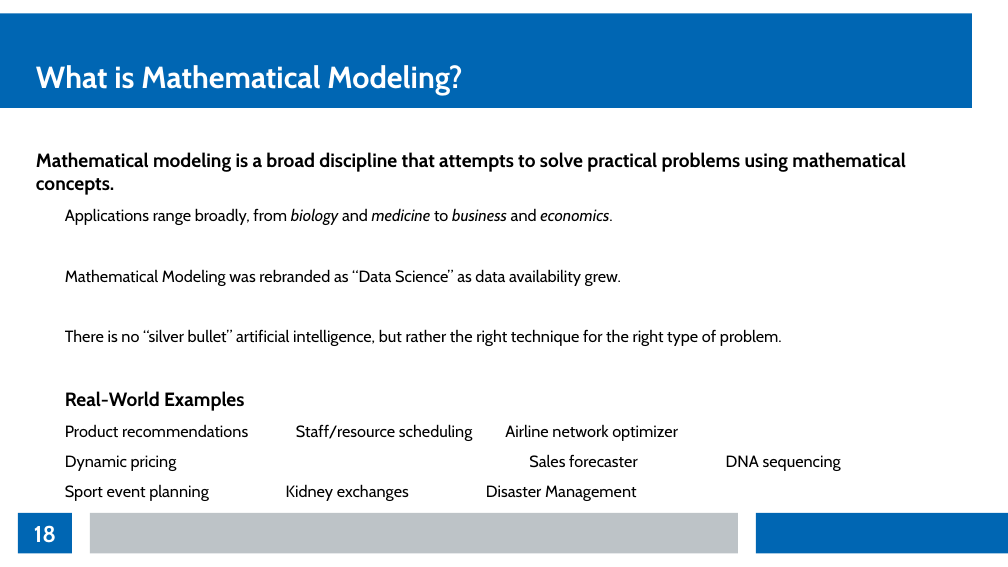
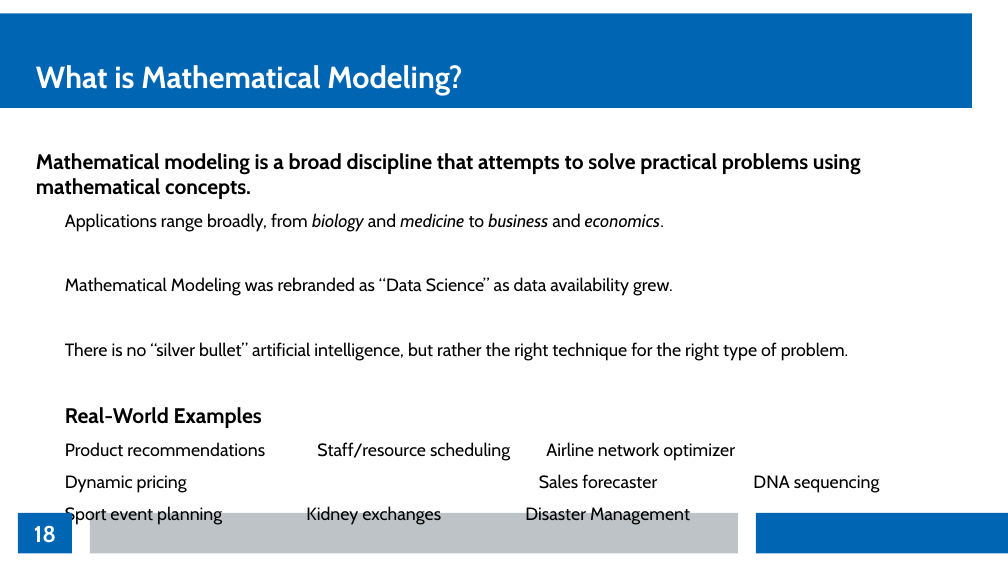
Before and after one commit to thomasnield/kotlin_data_science_talk_ChicagoJUG, a slide deck: slide 18 of kotlin_data_science_talk_chijug_slides.odp. Drawn at 1008x567 pixels with LibreOffice and Linux fonts; fonts in the diff are those of the drawing. Boxes give left, top, right and bottom in pixels: in the first picture for what was removed or moved away, otherwise in the second. Text is boxed around its words. In the diff, an @@ line names an element or a change of style, - is before the commit and + after.

```diff
--- a/kotlin_data_science_talk_chijug_slides.odp
+++ b/kotlin_data_science_talk_chijug_slides.odp
@@ text "Mathematical modeling is a broad ..." at [36,153,861,525]: size 15.1 to 16.6 pt in "Mathematical modeling is a broad discipline that ...", "Real-World Examples"; size 12.8 to 14 pt in "Applications range broadly, from biology and medicine ...", "Mathematical Modeling was rebranded as “Data Science” ...", "There is no “silver bullet” artificial intelligence, ...", "Product recommendations Staff/resource scheduling Airline ne ..." and 2 more places @@
```
Also in this commit, not shown: 1 other slide changed.
